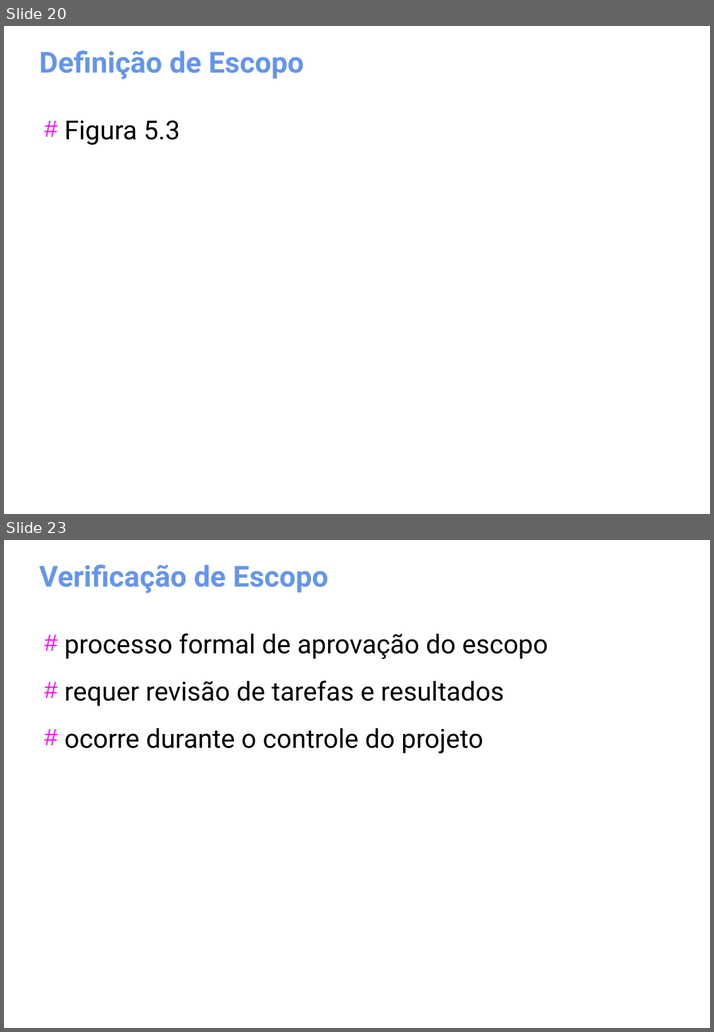
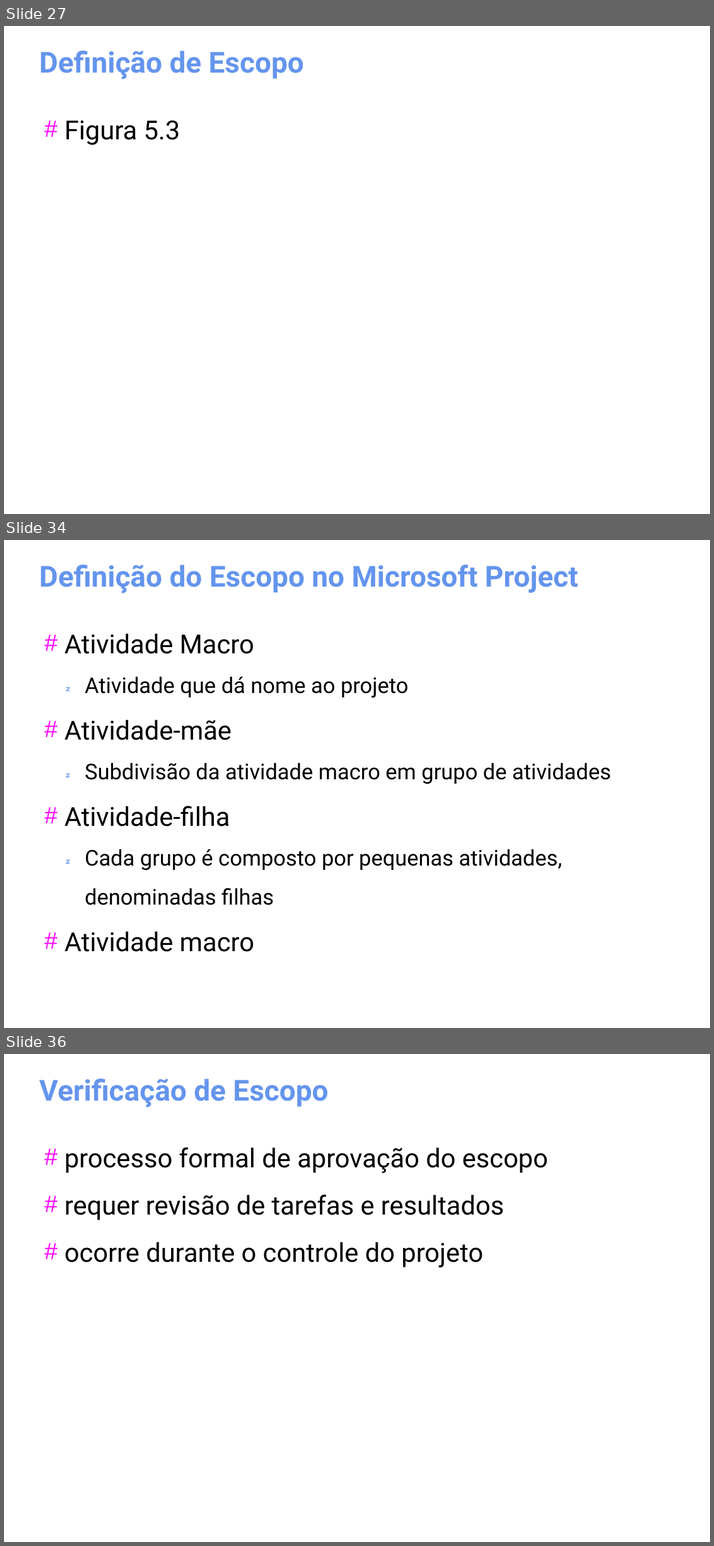
Before and after one commit to gomesluiz/gestao-de-projetos, a slide deck: aulas/project-aula-01.odp. Shown one above the other, each under a label of ours: slides 20 and 23 before the commit, slides 27, 34 and 36 after it; the slides between them are not shown. The pictures are 714x1032 and 714x1546 pixels, drawn with LibreOffice and Linux fonts; fonts in the diff are those of the drawing. Boxes give left, top, right and bottom in pixels: in the first picture for what was removed or moved away, otherwise in the second. Text is boxed around its words. In the diff, an @@ line names an element or a change of style, - is before the commit and + after.

```diff
--- a/aulas/project-aula-01.odp
+++ b/aulas/project-aula-01.odp
@@ slide 34 added at [4, 540, 710, 1028], background #FFFFFF @@
@@ title added at [39, 565, 578, 593], 32 pt, text #6495ED, bold @@
+Definição do Escopo no Microsoft Project
@@ text added at [64, 633, 611, 952], 24 pt, text #000000 @@
+# Atividade Macro
+   Atividade que dá nome ao projeto
+# Atividade-mãe
+   Subdivisão da atividade macro em grupo de atividades
+# Atividade-filha
+   Cada grupo é composto por pequenas atividades, denominadas filhas
+# Atividade macro
@@ what was slide 20 is now slide 27 @@
@@ what was slide 23 is now slide 36 @@
```
Also in this commit, not shown: 10 slides changed, 13 other slides added, 1 slide removed.
